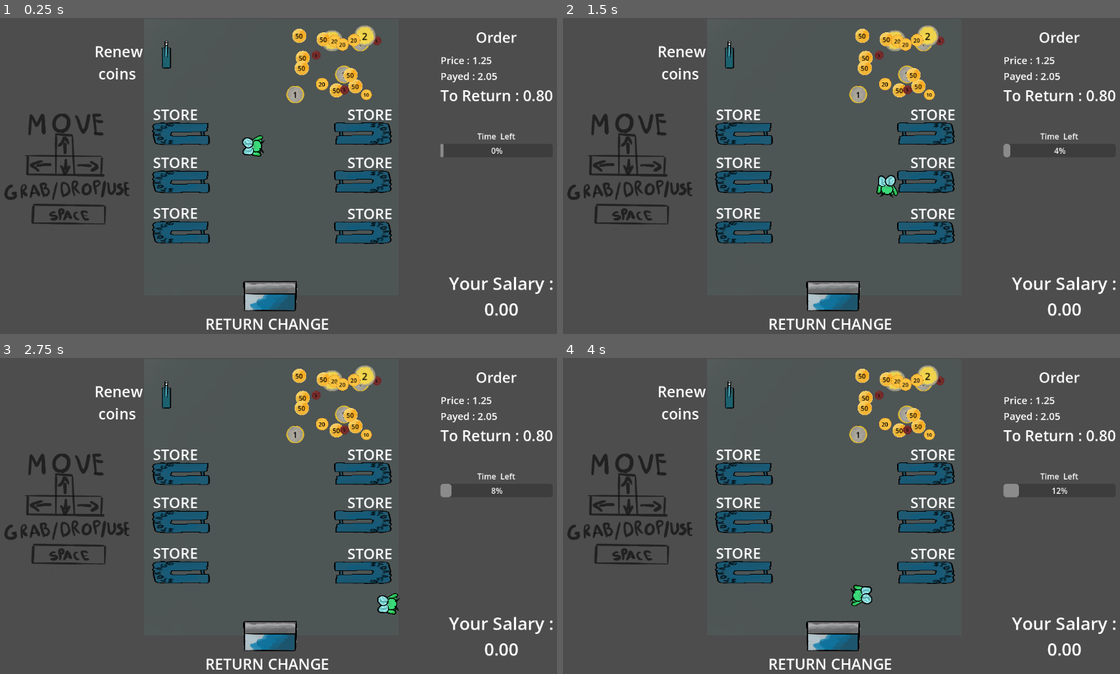
Above: before the commit, frames 1-4 (two rows, left to right).
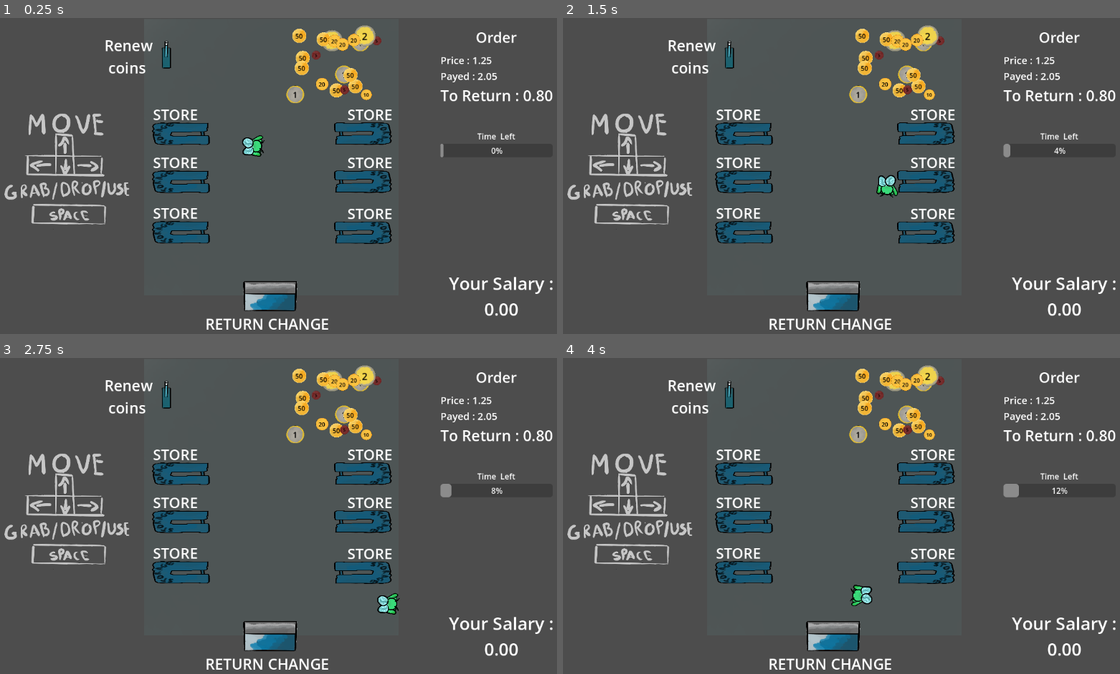
Above: after the commit, the same moments.

Repository: library-rat/LudumJam56
Game: Godot game, scene res://vending_machine.tscn
Two runs of this game, one before a commit and one after it. Both use one fixed random seed, a clock stepped at 60 frames per second and the inputs below.
Inputs:
- Up to frame 1 (0.25 s): no input
- Up to frame 2 (1.5 s): tap Enter (grab, bound only before the commit) at 0.5, 1.35 s; hold Right (right) 0.53-1.28 s; hold Space (grab, bound only after the commit) 0.53-1.28 s; hold Down (down) from 1.28 s (still down)
- Up to frame 3 (2.75 s): release Down (down) at 2.03 s; hold Right (right) from 2.03 s (still down); hold Space (grab, bound only after the commit) from 2.03 s (still down)
- Up to frame 4 (4 s): tap Enter (grab, bound only before the commit) at 2.75, 2.85 s; release Right (right) at 2.78 s; release Space (grab, bound only after the commit) at 2.78 s; hold Up (up) 2.78-3.53 s; tap Space (grab, bound only after the commit) at 3.5 s; hold Left (left) from 3.53 s (still down); hold Space (grab, bound only after the commit) from 3.53 s (still down)

The runs differ from the first frame. In frame 1, 2.3% of the frame differs, in the area x 0-28%, y 7-66%; in frame 2, 2.3%; in frame 3, 2.3%; in frame 4, 2.3%.

Commit message:
adding starting menu

Diff:
--- a/coin_lever.tscn
+++ b/coin_lever.tscn
@@ -23,10 +23,10 @@
 shape = SubResource("RectangleShape2D_a4go5")
 
 [node name="Label" type="Label" parent="."]
-offset_left = -147.0
-offset_top = -17.0
-offset_right = -27.0
-offset_bottom = 70.0
+offset_left = -127.0
+offset_top = -29.0
+offset_right = -7.0
+offset_bottom = 58.0
 theme_override_font_sizes/font_size = 30
 text = "Renew
  coins"
--- a/project.godot
+++ b/project.godot
@@ -39,7 +39,7 @@
 }
 grab={
 "deadzone": 0.5,
-"events": [Object(InputEventKey,"resource_local_to_scene":fa …(140 unchanged characters)… d":false,"keycode":0,"physical_keycode":4194309,"key_label":0,"unicode":0,"location":0,"echo":false,"script":null)
+"events": [Object(InputEventKey,"resource_local_to_scene":fa …(140 unchanged characters)… d":false,"keycode":0,"physical_keycode":32,"key_label":0,"unicode":32,"location":0,"echo":false,"script":null)
 ]
 }
 
--- /dev/null
+++ b/startmenu.gd
@@ -0,0 +1,16 @@
+extends Control
+
+#var mainscene = preload("res://vending_machine.tscn")
+
+# Called when the node enters the scene tree for the first time.
+func _ready() -> void:
+	pass # Replace with function body.
+
+
+# Called every frame. 'delta' is the elapsed time since the previous frame.
+func _process(delta: float) -> void:
+	pass
+
+
+func _on_button_button_down() -> void:
+	get_tree().change_scene_to_file("res://vending_machine.tscn")
--- /dev/null
+++ b/startmenu.tscn
@@ -0,0 +1,82 @@
+[gd_scene load_steps=3 format=3 uid="uid://iwbkqpy2mjvc"]
+
+[ext_resource type="Script" path="res://startmenu.gd" id="1_dulu5"]
+[ext_resource type="Texture2D" uid="uid://mvnefgyfd71k" path="res://distributeur.png" id="1_h3nu8"]
+
+[node name="Startmenu" type="Control"]
+layout_mode = 3
+anchors_preset = 15
+anchor_right = 1.0
+anchor_bottom = 1.0
+grow_horizontal = 2
+grow_vertical = 2
+script = ExtResource("1_dulu5")
+
+[node name="MarginContainer" type="CenterContainer" parent="."]
+layout_mode = 1
+anchors_preset = 15
+anchor_right = 1.0
+anchor_bottom = 1.0
+grow_horizontal = 2
+grow_vertical = 2
+
+[node name="PanelContainer" type="PanelContainer" parent="MarginContainer"]
+custom_minimum_size = Vector2(1000, 600)
+layout_mode = 2
+
+[node name="HSplitContainer" type="HSplitContainer" parent="MarginContainer/PanelContainer"]
+layout_mode = 2
+
+[node name="CenterContainer" type="CenterContainer" parent="MarginContainer/PanelContainer/HSplitContainer"]
+layout_mode = 2
+
+[node name="TextureRect" type="TextureRect" parent="MarginContainer/PanelContainer/HSplitContainer/CenterContainer"]
+layout_mode = 2
+texture = ExtResource("1_h3nu8")
+stretch_mode = 2
+
+[node name="Panel" type="Panel" parent="MarginContainer/PanelContainer/HSplitContainer"]
+layout_mode = 2
+
+[node name="Label" type="Label" parent="MarginContainer/PanelContainer/HSplitContainer/Panel"]
+layout_mode = 1
+anchors_preset = 15
+anchor_right = 1.0
+anchor_bottom = 1.0
+offset_left = 17.0
+offset_top = -1.0
+offset_right = -32.0
+offset_bottom = -109.0
+grow_horizontal = 2
+grow_vertical = 2
+theme_override_font_sizes/font_size = 20
+text = "Hello  !
+Welcome to your first day at your new job Changeling.
+As you probably know it is us Changelings, the fairies who give back the money in vending machines.
+
+Before you start working a few tips :
+-don't worry about asking for new coinsif needed
+-You can give back more money than necessay but it will be taken on your salary
+-Dont keep people waiting or you will lose money
+
+"
+horizontal_alignment = 1
+vertical_alignment = 1
+autowrap_mode = 3
+
+[node name="Button" type="Button" parent="MarginContainer/PanelContainer/HSplitContainer/Panel"]
+custom_minimum_size = Vector2(0, 50)
+layout_mode = 1
+anchors_preset = 12
+anchor_top = 1.0
+anchor_right = 1.0
+anchor_bottom = 1.0
+offset_left = -2.0
+offset_top = -95.0
+offset_right = -2.0
+offset_bottom = -45.0
+grow_horizontal = 2
+grow_vertical = 0
+text = "START"
+
+[connection signal="button_down" from="MarginContainer/PanelContainer/HSplitContainer/Panel/Button" to="." method="_on_button_button_down"]
Binary file added: distributeur.png
Not shown, added: distributeur.png.import
Binary file changed: instruction.png
Not shown, added: distributeur.png~
Not shown, changed: instruction.png~
